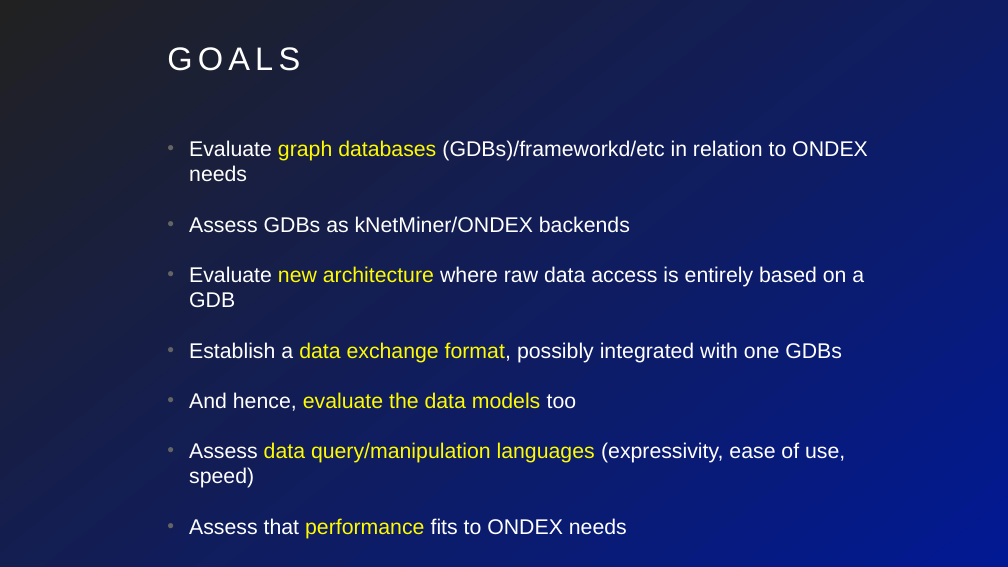
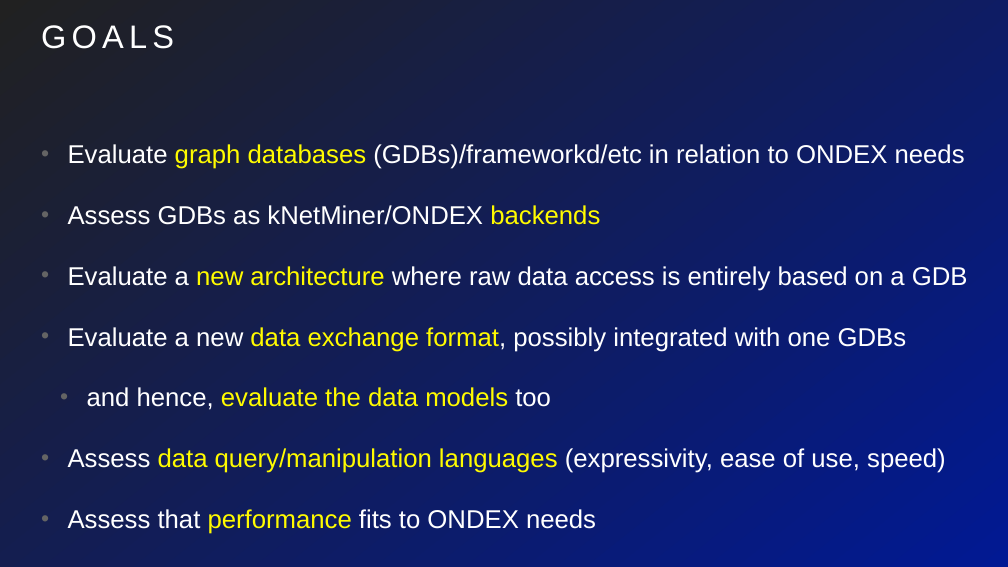
Before and after one commit to marco-brandizi/odx_neo4j_converter_test, a slide deck: slide 2 of test_report/ondex_graphdb_eval.pptx. Drawn at 1008x567 pixels with LibreOffice and Linux fonts; fonts in the diff are those of the drawing. Boxes give left, top, right and bottom in pixels: in the first picture for what was removed or moved away, otherwise in the second. Text is boxed around its words. In the diff, an @@ line names an element or a change of style, - is before the commit and + after.

Commit message:
Adding WHERE paths considerations about Cypher.

```diff
--- a/test_report/ondex_graphdb_eval.pptx
+++ b/test_report/ondex_graphdb_eval.pptx
@@ title "GOALS": place and size @@
-title "GOALS" at bbox=[167, 47, 300, 71]
+title "GOALS" at bbox=[41, 25, 174, 49]
@@ text "Evaluate graph databases (GDBs)/frameworkd/etc in ...": place and size @@
-text "Evaluate graph databases (GDBs)/frameworkd/etc in ..." at bbox=[189, 140, 868, 539]
+text "Evaluate graph databases (GDBs)/frameworkd/etc in ..." at bbox=[68, 144, 968, 534]
@@ text at bbox=[68, 144, 965, 534]: size 40.5 to 49 pt in "Evaluate graph databases (GDBs)/frameworkd/etc in relation t ...", "Assess GDBs as kNetMiner/ONDEX backends", "Assess data query/manipulation languages (expressivity, ease ...", "Assess that performance fits to ONDEX needs"; text colour #FFFFFF to #FFFB00 in "backends"; indent changed; more space between paragraphs @@
@@ text at bbox=[68, 266, 968, 410]: text changed; size 40.5 to 49 pt @@
-• Evaluate new architecture where raw data access is entirely based on a GDB
-• Establish a data exchange format, possibly integrated with one GDBs
-• And hence, evaluate the data models too
+• Evaluate a new architecture where raw data access is entirely based on a GDB
+• Evaluate a new data exchange format, possibly integrated with one GDBs
+  • and hence, evaluate the data models too
```
Also in this commit, not shown: 16 other slides changed, 2 slides added, 2 other files.
